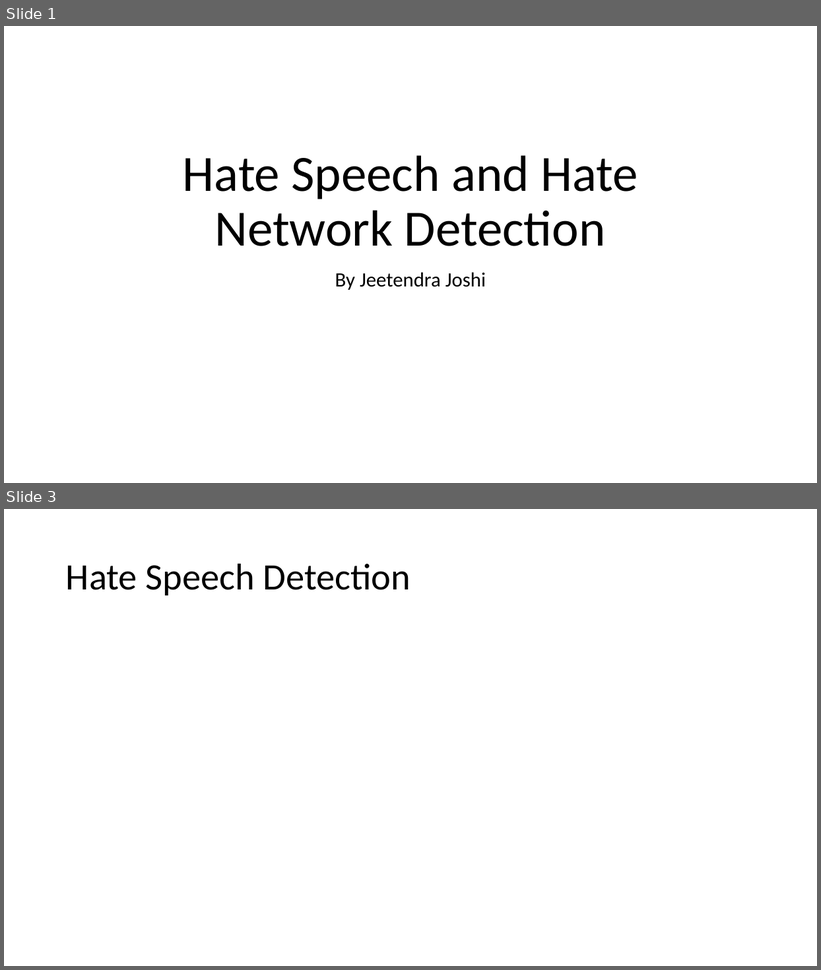
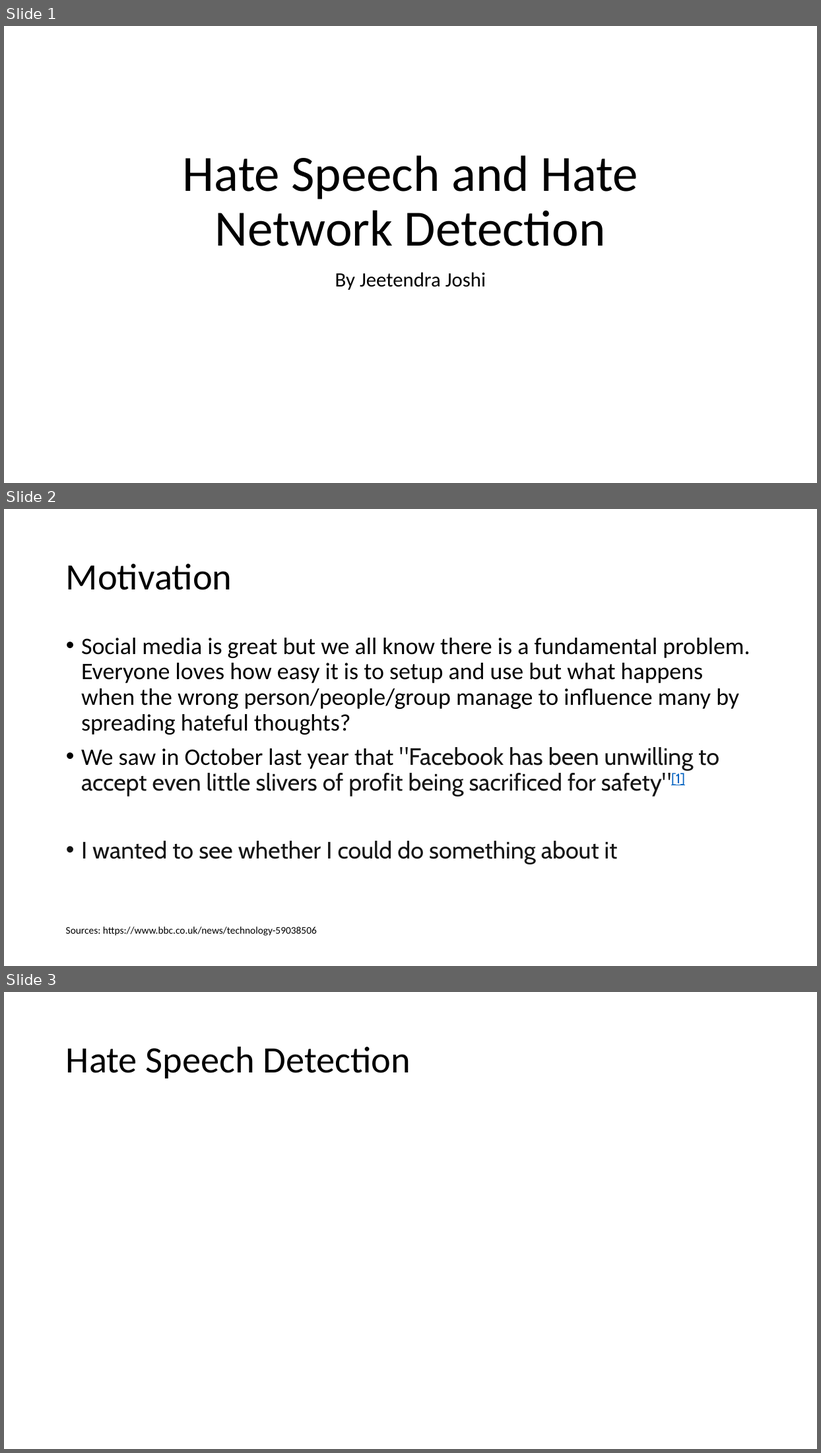
Before and after one commit to JeetendraJoshi/final_year_project, a slide deck: FYP Presentation.pptx. Shown one above the other, each under a label of ours: slides 1 and 3 before the commit, slides 1, 2 and 3 after it; the slides between them are not shown. The pictures are 821x970 and 821x1453 pixels, drawn with LibreOffice and Linux fonts; fonts in the diff are those of the drawing. Boxes give left, top, right and bottom in pixels: in the first picture for what was removed or moved away, otherwise in the second. Text is boxed around its words. In the diff, an @@ line names an element or a change of style, - is before the commit and + after.

```diff
--- a/FYP Presentation.pptx
+++ b/FYP Presentation.pptx
@@ slide 2 added at [4, 509, 817, 966], background #FFFFFF @@
@@ title added at [66, 564, 232, 590], 44 pt, text #000000 @@
+Motivation
@@ text added at [81, 638, 750, 865], 28 pt, text #000000 @@
+• Social media is great but we all know there is a fundamental problem. Everyone loves how easy it is to setup and use but what happens when the wrong person/people/group manage to influence many by spreading hateful thoughts?
+• We saw in October last year that "Facebook has been unwilling to accept even little slivers of profit being sacrificed for safety"[1]
+• I wanted to see whether I could do something about it
@@ text added at [66, 927, 317, 936], 12 pt, text #000000 @@
+Sources: https://www.bbc.co.uk/news/technology-59038506
```
Also in this commit, not shown: 1 slide removed.
